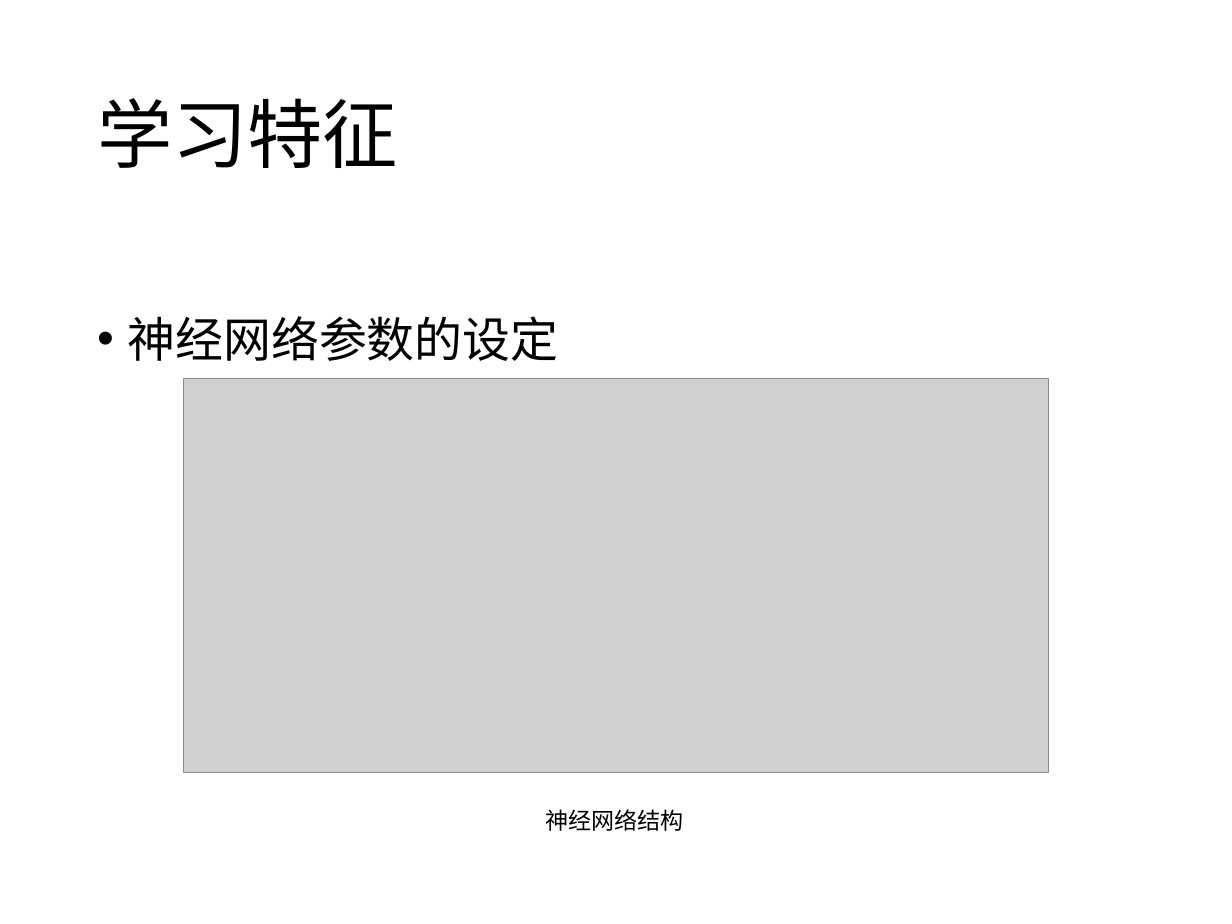
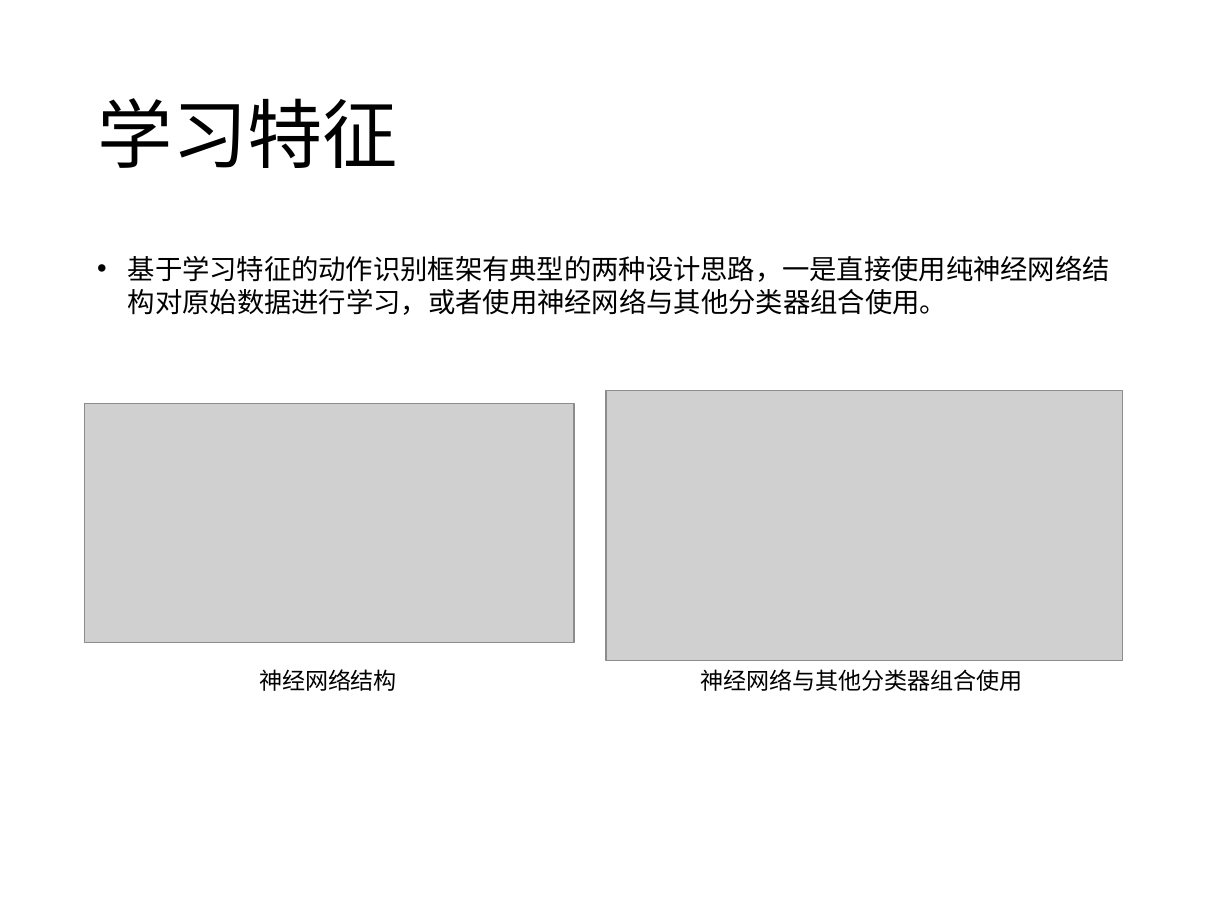
Before and after one commit to Mostro-Complexity/The-Damn-Thesis, a slide deck: slide 15 of 仇思宇-终期答辩-20190530.pptx (slide 14 before the commit). Drawn at 1232x924 pixels with LibreOffice and Linux fonts; fonts in the diff are those of the drawing; grey boxes stand for pictures. Boxes give left, top, right and bottom in pixels: in the first picture for what was removed or moved away, otherwise in the second. Text is boxed around its words. In the diff, an @@ line names an element or a change of style, - is before the commit and + after.

```diff
--- a/仇思宇-终期答辩-20190530.pptx
+++ b/仇思宇-终期答辩-20190530.pptx
@@ text at [128,256,1110,315]: text changed; size 28 to 16 pt @@
-• 神经网络参数的设定
+• 基于学习特征的动作识别框架有典型的两种设计思路，一是直接使用纯神经网络结构对原始数据进行学习，或者使用神经网络与其他分类器组合使用。
@@ picture: place and size @@
-picture at [184,378,1050,772]
+picture at [85,404,574,643]
@@ picture added at [606,391,1122,660] @@
@@ text "神经网络结构": place and size @@
-text "神经网络结构" at [546,809,684,831]
+text "神经网络结构" at [259,669,397,691]
@@ text added at [701,669,1023,691], 13.5 pt, text #000000 @@
+神经网络与其他分类器组合使用
```
Also in this commit, not shown: 10 other slides changed, 4 slides added, 5 slides removed, 13 other files.
